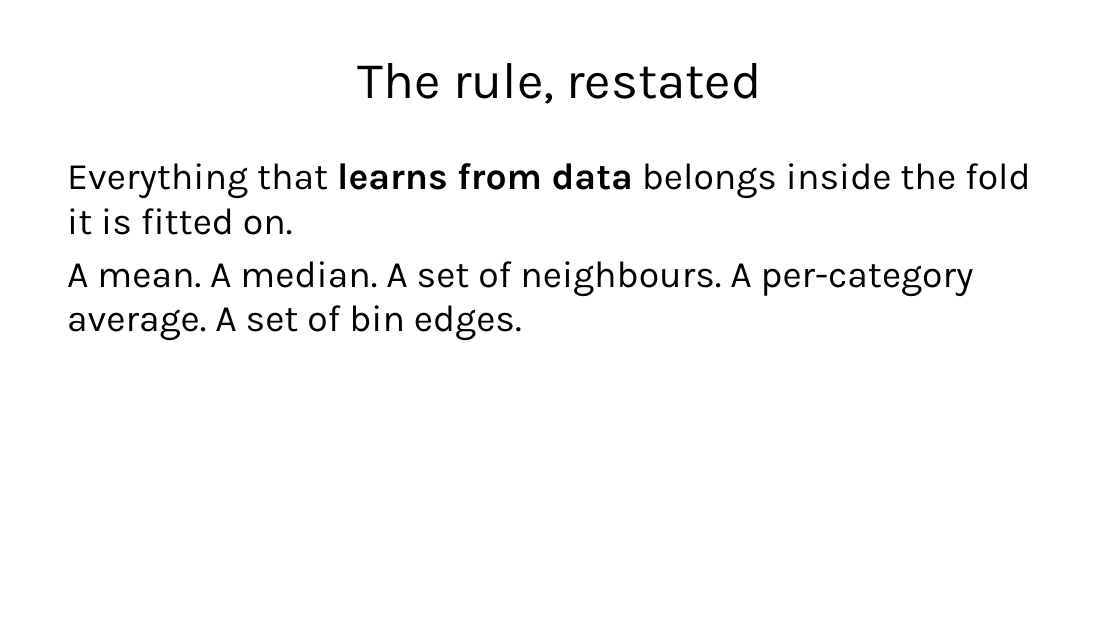
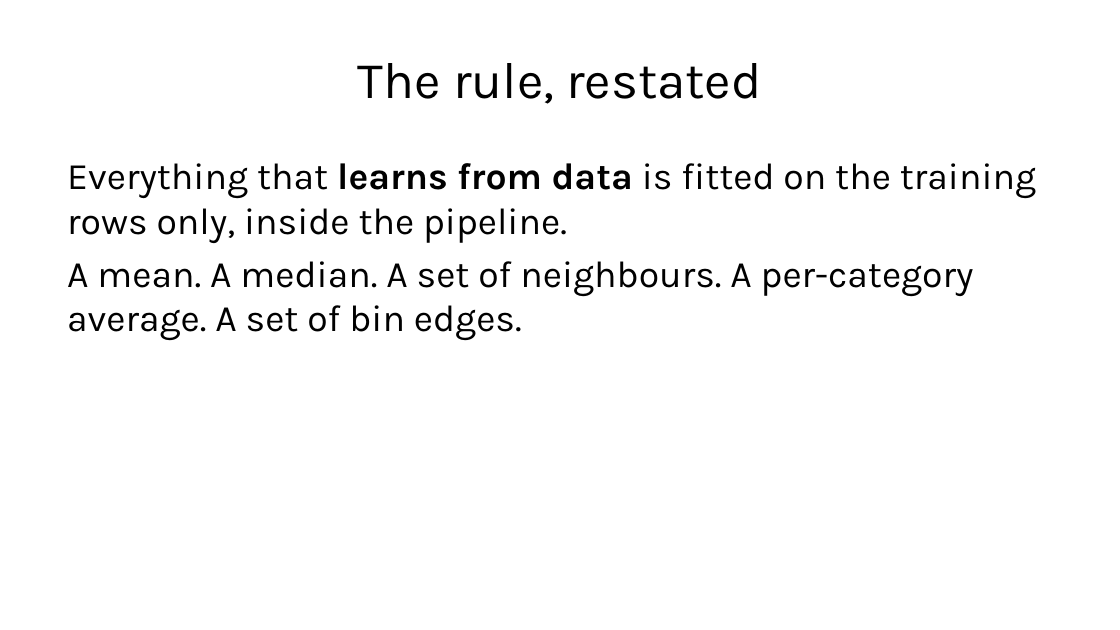
Before and after one commit to fabioantonini/technologies-for-artificial-intelligence, a slide deck: slide 52 of Lessons/02_data_exploration_and_preparation/Slides/data_exploration_and_preparation_slides.pptx. Drawn at 1120x630 pixels with LibreOffice and Linux fonts; fonts in the diff are those of the drawing; background and template pictures are left out. Boxes give left, top, right and bottom in pixels: in the first picture for what was removed or moved away, otherwise in the second. Text is boxed around its words. In the diff, an @@ line names an element or a change of style, - is before the commit and + after.

```diff
--- a/Lessons/02_data_exploration_and_preparation/Slides/data_exploration_and_preparation_slides.pptx
+++ b/Lessons/02_data_exploration_and_preparation/Slides/data_exploration_and_preparation_slides.pptx
@@ text at (67,163,1036,243): text changed @@
-Everything that learns from data belongs inside the fold it is fitted on.
+Everything that learns from data is fitted on the training rows only, inside the pipeline.
```
Also in this commit, not shown: 8 other slides changed, 6 other files.
